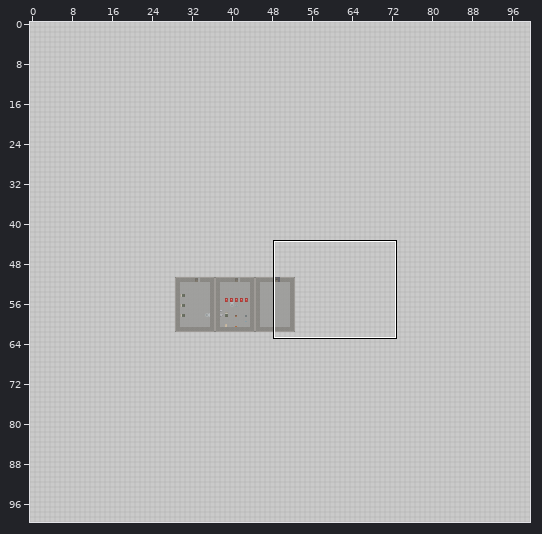
Level history. Tiled map: assets/tiled/level-1.tmx. Above, an overview of the earlier version with the close-up marked.
Close-up. First the earlier version:
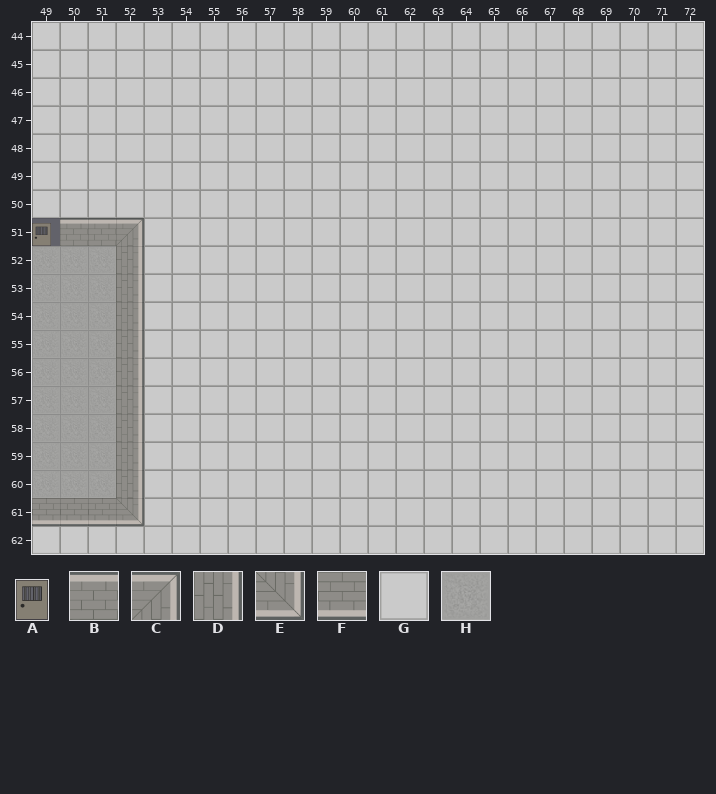
Cells are 120x120 px. Shown: x 49..72, y 44..62. The commit also changed other parts of the map, which this record leaves out.
Key: from "bgf": A 10 "door-1"; from "floor_and_walls": B 1 "1-2", C 3 "2-1", D 5 "2-3", E 6 "3-1", F 10 "4-2", G 12 "floo-1", H 15 "floo-4".
_ is an empty cell.
Layer "Room_1/walls_and_floor" before, first column x 49:
44 GGGGGGGGGGGGGGGGGGGGGGGG
45 GGGGGGGGGGGGGGGGGGGGGGGG
46 GGGGGGGGGGGGGGGGGGGGGGGG
47 GGGGGGGGGGGGGGGGGGGGGGGG
48 GGGGGGGGGGGGGGGGGGGGGGGG
49 GGGGGGGGGGGGGGGGGGGGGGGG
50 GGGGGGGGGGGGGGGGGGGGGGGG
51 ABBCGGGGGGGGGGGGGGGGGGGG
52 HHHDGGGGGGGGGGGGGGGGGGGG
53 HHHDGGGGGGGGGGGGGGGGGGGG
54 HHHDGGGGGGGGGGGGGGGGGGGG
55 HHHDGGGGGGGGGGGGGGGGGGGG
56 HHHDGGGGGGGGGGGGGGGGGGGG
57 HHHDGGGGGGGGGGGGGGGGGGGG
58 HHHDGGGGGGGGGGGGGGGGGGGG
59 HHHDGGGGGGGGGGGGGGGGGGGG
60 HHHDGGGGGGGGGGGGGGGGGGGG
61 FFFEGGGGGGGGGGGGGGGGGGGG
62 GGGGGGGGGGGGGGGGGGGGGGGG
New version:
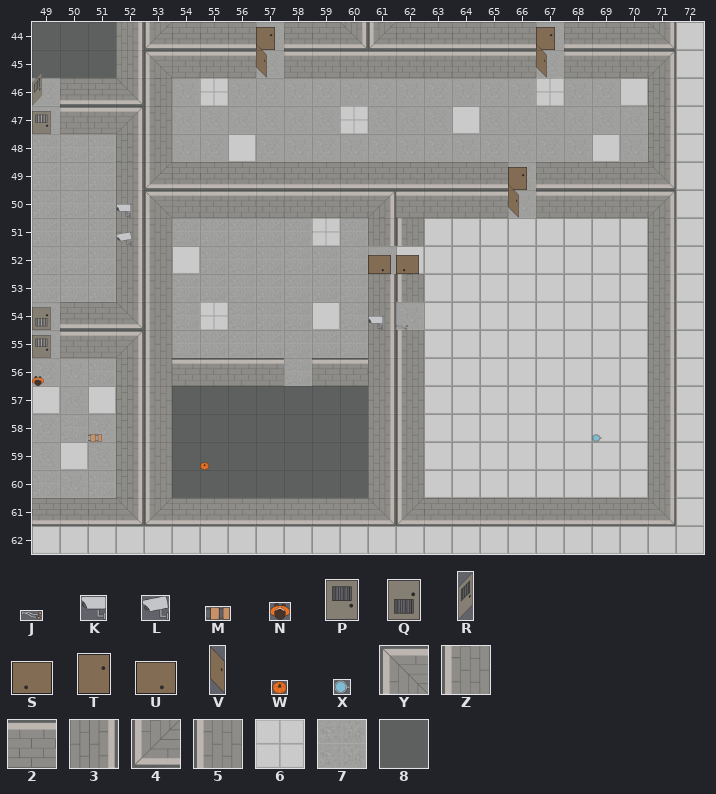
Further tiles: from "bgf": J 3 "cab", K 5 flipped left-right "cam-2", L 6 flipped left-right "cam-3", M 8 turned 90 "cha-2", N 9 flipped up-down "char", P 10 flipped left-right "door-1", Q 10 turned 180 "door-1", R 11 flipped left-right "door-2", S 12 flipped on the other diagonal "door-3", T 12 turned 180 "door-3", U 12 turned 270 "door-3", V 13 turned 180 "door-4", W 19 "pump", X 27 "wat-2"; from "floor_and_walls": Y 0 "1-1", Z 2 "1-3", 2 4 "2-2", 3 7 "3-2", 4 9 "4-1", 5 11 "4-3", 6 13 "floo-2", 7 14 "floo-3", 8 17 "wall-de".
The exact change:
Layer "Room_1/walls_and_floor":
Tile G gives way to tile 2 in row 47 at x 50 to 51; in row 56 at x 54 to 57 and 59 to 60.
Tile H gives way to tile 2 in row 55 at x 50 to 51.
Tile C gives way to tile 3 in row 51 at x 52.
Tile G gives way to tile 3 in rows 44 to 45 at x 52; in rows 49 to 50 at x 52; in row 51 at x 61 and 71; in row 52 at x 71; in rows 53 to 60 at x 61 and 71.
Tile G gives way to tile 4 in row 44 at x 53 and 61; in row 49 at x 53; in row 61 at x 53 and 62.
Tile G gives way to tile 5 in row 48 at x 53; in row 51 at x 53 and 62; in rows 52 to 54 at x 53; in rows 55 to 60 at x 53 and 62.
Tile G gives way to tile 6 in row 46 at x 55 and 67; in row 47 at x 60; in row 51 at x 59; in row 54 at x 55.
Tile A gives way to tile 7 in row 51 at x 49.
Tile B gives way to tile 7 in row 51 at x 50 to 51.
Tile G gives way to tile 7 in rows 48 to 50 at x 49 to 51; in row 51 at x 54 to 58 and 60; in row 52 at x 55 to 60; in row 53 at x 54 to 60; in row 54 at x 54, 56 to 58 and 60; in row 55 at x 54 to 60.
Tile G gives way to tile 7 in row 56 at x 58.
Tile G gives way to tile 8 in rows 44 to 45 at x 49 to 51; in rows 57 to 60 at x 54 to 60.
Tile G gives way to tile B in row 45 at x 54 to 56, 58 to 66 and 68 to 70; in row 50 at x 54 to 60, 62 to 65 and 67 to 70.
Tile D gives way to tile C in row 55 at x 52.
Tile G gives way to tile C in row 45 at x 71; in row 47 at x 52; in row 50 at x 61 and 71.
Tile G gives way to tile D in rows 46 to 47 at x 71; in row 48 at x 52 and 71.
Tile D gives way to tile E in row 54 at x 52.
Tile G gives way to tile E in row 44 at x 60 and 71; in row 46 at x 52; in row 49 at x 71; in row 61 at x 61 and 71.
Tile G gives way to tile F in row 44 at x 54 to 56, 58 to 59, 62 to 66 and 68 to 70; in row 46 at x 50 to 51; in row 49 at x 54 to 65 and 67 to 70; in row 61 at x 54 to 60 and 63 to 70.
Tile H gives way to tile F in row 54 at x 50 to 51.
Tile H gives way to tile G in row 57 at x 49 and 51; in row 59 at x 50.
Tile G gives way to tile H in rows 44 to 45 at x 57 and 67; in row 46 at x 49, 54, 56 to 66 and 68 to 69; in row 47 at x 49, 54 to 59, 61 to 63 and 65 to 70; in row 48 at x 54 to 55, 57 to 68 and 70; in rows 49 to 50 at x 66; in row 52 at x 61.
Tile G gives way to tile H in row 54 at x 62.
Tile G gives way to tile Y in row 45 at x 53; in row 50 at x 53.
Tile G gives way to tile Z in rows 46 to 47 at x 53; in row 53 at x 62.
Layer "Room_1/envornment":
The edit adds tile J in row 54 at x 62.
The edit adds tile K in row 50 at x 52; in row 54 at x 61.
The edit adds tile L in row 51 at x 52.
The edit adds tile M in row 58 at x 51.
The edit adds tile N in row 56 at x 49.
The edit adds tile P in row 47 at x 49; in row 55 at x 49.
The edit adds tile Q in row 54 at x 49.
The edit adds tile R in row 46 at x 49.
The edit adds tile S in row 52 at x 62.
The edit adds tile T in row 44 at x 57 and 67; in row 49 at x 66.
The edit adds tile U in row 52 at x 61.
The edit adds tile V in row 45 at x 57 and 67; in row 50 at x 66.
The edit adds tile W in row 59 at x 55.
The edit adds tile X in row 58 at x 69.
